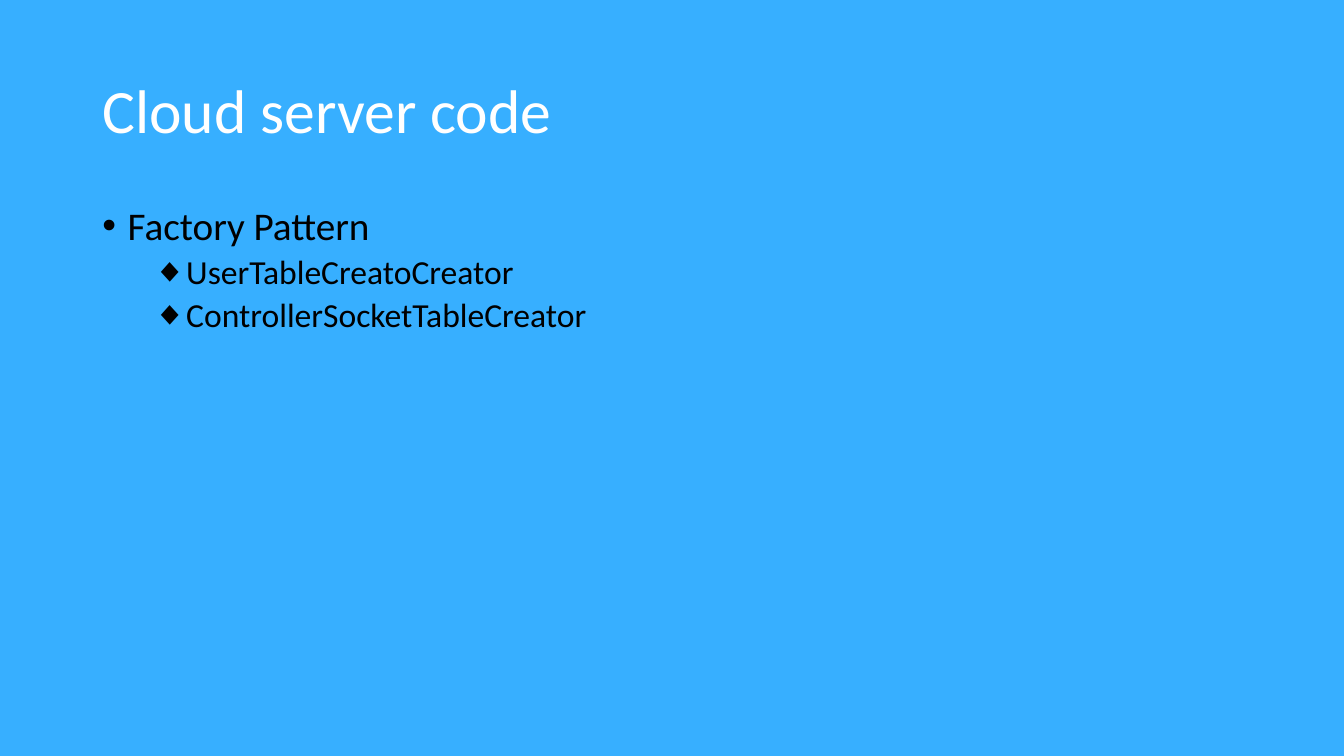
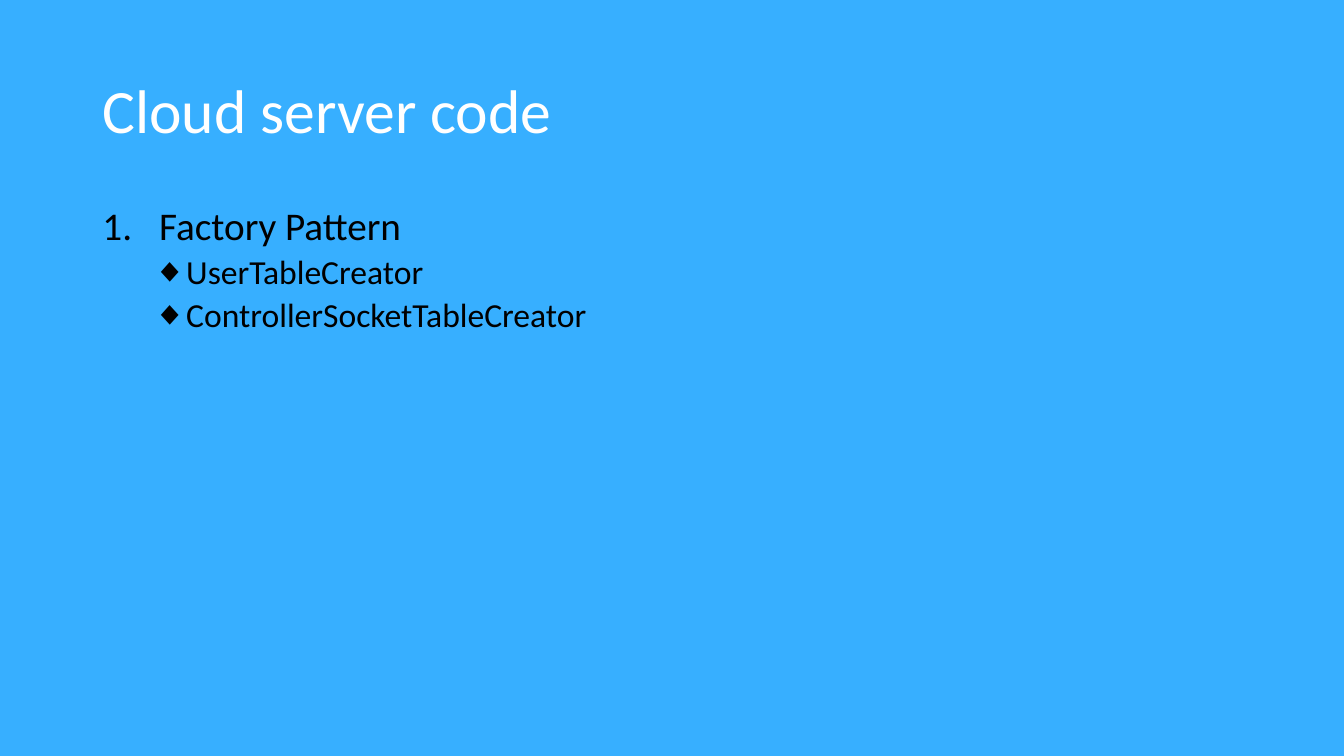
Before and after one commit to Software2015T1/SimpleLife, a slide deck: slide 7 of diagrams and requirements/SIMPLE LIFE.pptx. Drawn at 1344x756 pixels with LibreOffice and Linux fonts; fonts in the diff are those of the drawing. Boxes give left, top, right and bottom in pixels: in the first picture for what was removed or moved away, otherwise in the second. Text is boxed around its words. In the diff, an @@ line names an element or a change of style, - is before the commit and + after.

Commit message:
ppt

```diff
--- a/diagrams and requirements/SIMPLE LIFE.pptx
+++ b/diagrams and requirements/SIMPLE LIFE.pptx
@@ text at [159,215,401,247]: bullet • to 1. @@
@@ text at [186,260,423,285]: text changed @@
-  ◆ UserTableCreatoCreator
+  ◆ UserTableCreator
```
Also in this commit, not shown: 5 other slides changed, 3 slides added.
